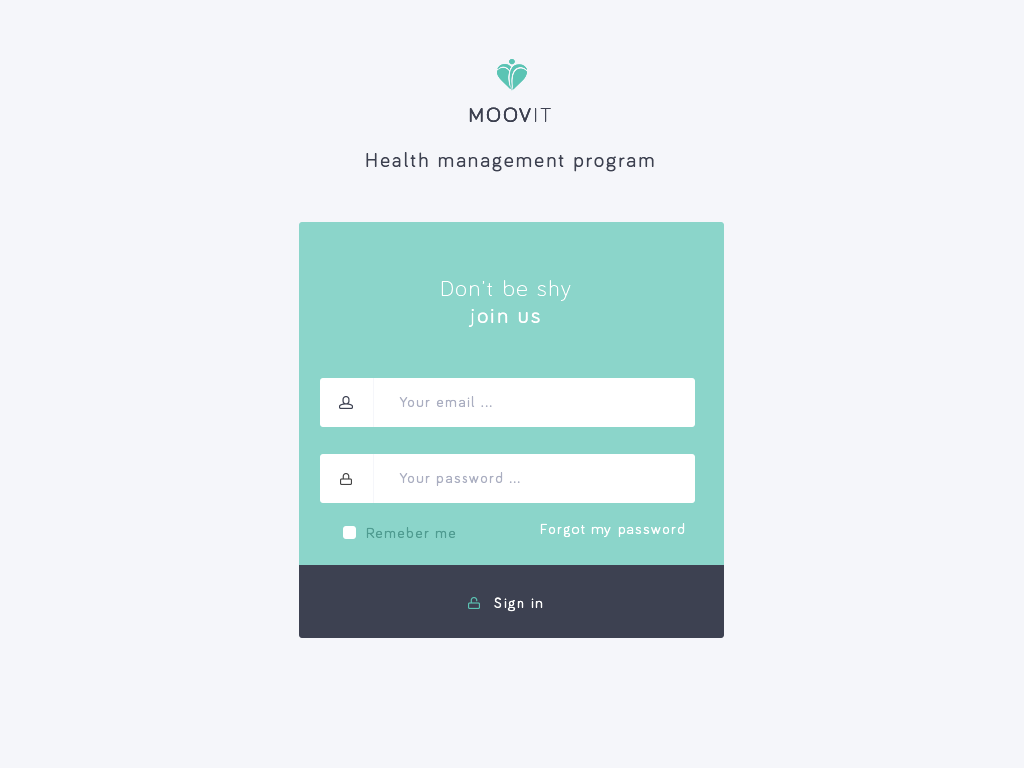
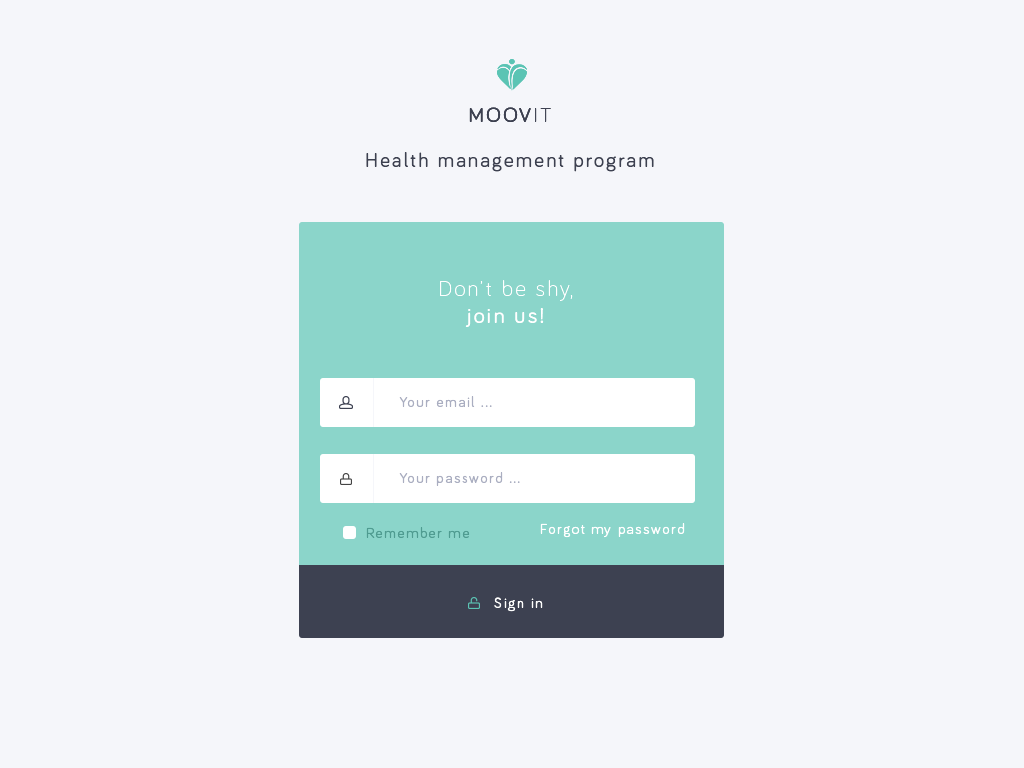
Revision of a layered 1024px x 768px image; what changed, layer by layer:
renamed "Don’t be shy join us" to "Don’t be shy, join us!", painted on it over <box>440,280,573,327</box>
renamed "Remeber me" to "Remember me", painted on it over <box>406,527,470,538</box>
